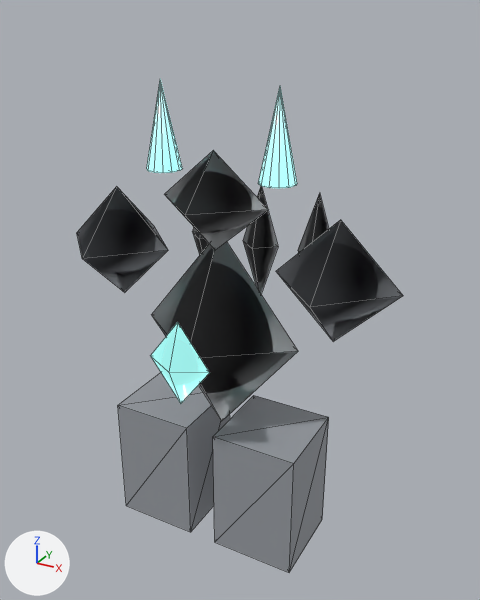
One commit to the glTF model public/assets/3d/bosses/stone-golem-king.glb: the scene before it, then after it.
The view is the same before and after, from a 50 mm camera at (1.8, -3.04, 3.1) aimed at (0.08, 0.09, 1.54). Every picture has the same lights, and +X, +Y and +Z are marked at lower left. The picture after the commit comes second. Mesh edges are drawn as thin lines.

The older version as bpy lines, for what is in view:
```python
ob_core = bpy.data.objects.new('core', me_octa_2)
ob_core.parent = ob_modelroot
ob_core.location = (0.0, -0.44, 1.35)
ob_core.scale = (0.38, 0.2, 0.5)
ob_horn1 = bpy.data.objects.new('horn1', me_cone_2)
ob_horn1.parent = ob_modelroot
ob_horn1.location = (0.35, 0.0, 2.52)
ob_horn1.scale = (0.2, 0.2, 0.48)
ob_horn_1 = bpy.data.objects.new('horn-1', me_cone_2)
ob_horn_1.parent = ob_modelroot
ob_horn_1.location = (-0.35, 0.0, 2.52)
ob_horn_1.scale = (0.2, 0.2, 0.48)
ob_leftleg = bpy.data.objects.new('leftLeg', me_box_0)
ob_leftleg.parent = ob_modelroot
ob_leftleg.location = (-0.35, 0.0, 0.4)
ob_leftleg.scale = (0.52, 0.52, 0.8)
ob_torso = bpy.data.objects.new('torso', me_octa_1)
ob_torso.parent = ob_modelroot
ob_torso.location = (0.0, 0.0, 1.35)
ob_torso.scale = (1.0, 0.75, 1.25)
# also in view: 'head' at (0.0, -0.05, 2.15); 'shoulder-1' at (-0.7, 0.0, 1.8); 'rightLeg' at (0.35, 0.0, 0.4); 'backShard1' at (0.0, 0.5, 1.75); 'shoulder1' at (0.7, 0.0, 1.8)
```
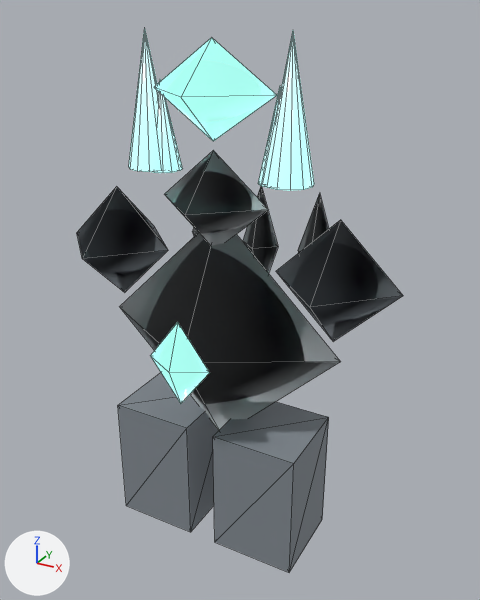
Diff of the bpy script that builds the scene:
```diff
--- a/public/assets/3d/bosses/stone-golem-king.glb.py
+++ b/public/assets/3d/bosses/stone-golem-king.glb.py
@@ mat_arcaneemissive @@
 mat_arcaneemissive = principled_material('ArcaneEmissive')
-mat_arcaneemissive.base_color = (0.333, 0.835, 0.8)  # cyan #9cece7
+mat_arcaneemissive.base_color = (0.392, 0.961, 0.859)  # cyan #a8fbee
 mat_arcaneemissive.metallic = 0.18
 mat_arcaneemissive.roughness = 0.28
-mat_arcaneemissive.emission_color = (0.333, 0.835, 0.8)  # cyan #9cece7
+mat_arcaneemissive.emission_color = (0.392, 0.961, 0.859)  # cyan #a8fbee
 mat_arcaneemissive.emission_strength = 1.0
@@ ob_torso @@
 ob_torso.location = (0.0, 0.0, 1.35)
-ob_torso.scale = (1.0, 0.75, 1.25)
+ob_torso.scale = (1.5, 0.85, 1.45)
@@ ob_crown @@
+ob_crown = bpy.data.objects.new('Crown', me_octa_2)
+ob_crown.parent = ob_modelroot
+ob_crown.location = (0.0, -0.05, 2.72)
+ob_crown.scale = (0.72, 0.58, 0.5)
@@ ob_kinghorn1 @@
+ob_kinghorn1 = bpy.data.objects.new('KingHorn1', me_cone_2)
+ob_kinghorn1.parent = ob_modelroot
+ob_kinghorn1.location = (0.42, -0.02, 2.65)
+ob_kinghorn1.scale = (0.26, 0.26, 0.72)
@@ ob_kinghorn_1 @@
+ob_kinghorn_1 = bpy.data.objects.new('KingHorn-1', me_cone_2)
+ob_kinghorn_1.parent = ob_modelroot
+ob_kinghorn_1.location = (-0.42, -0.02, 2.65)
+ob_kinghorn_1.scale = (0.26, 0.26, 0.72)
```

Changed parts and their boxes [x1, y1, x2, y2] in the pictures (480 x 600 px):
'torso', rescaled (50% wider, 10% taller)
    before: [152, 242, 298, 421]
    after: [120, 233, 340, 430]
'Crown', added (cyan)
    after: [154, 38, 277, 141]
'KingHorn1', added (cyan)
    after: [263, 32, 314, 190]
'KingHorn-1', added (cyan)
    after: [129, 29, 162, 172]
'core', recoloured
    both: [151, 327, 208, 403]
'horn-1', recoloured
    both: [153, 79, 179, 173]
